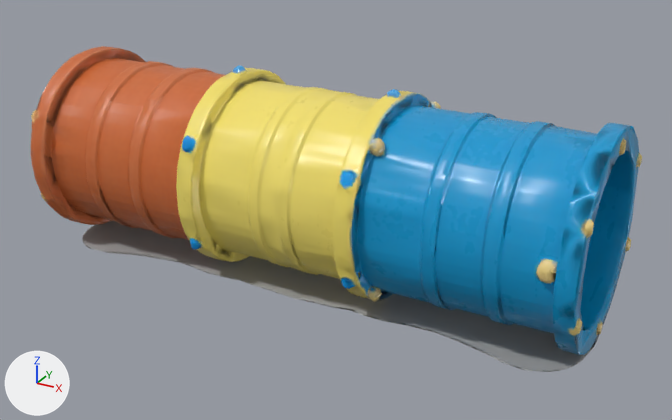
Renders of the glTF model assets/exported/play_tunnel/play_tunnel.glb from each side of a commit.
Both versions are drawn from a camera (50 mm lens) standing at (0.742, -1.287, 0.597) and looking at (0.036, -0.003, -0.045). Lighting does not change. The marker at lower left points along +X, +Y and +Z. The older version comes first. Vertices at exactly the same position are counted once.

In view in the first picture: 'qtmesh_gen3d_1_1788647207660'.
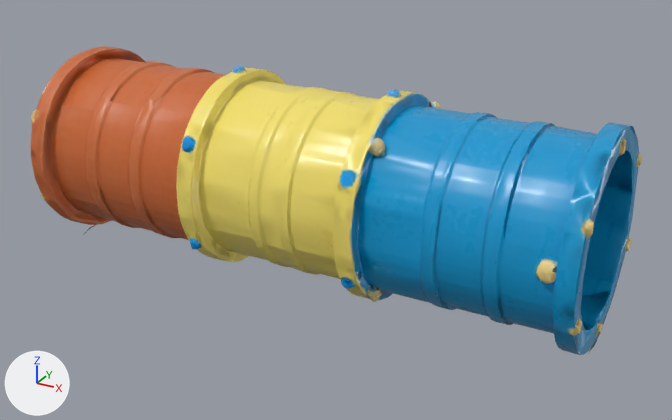
Changed parts and their boxes (x1, y1, x2, y2) in the pictures (672 x 420 px):
'qtmesh_gen3d_1_1788647207660', reshaped: before (31, 46, 642, 372); after (31, 46, 642, 355)
part 1 of me_mesh_0, cut back: before (82, 221, 591, 372)

The edits, one by one:
me_mesh_0 is used by ob_qtmesh_gen3d_1_1788647207660; location (0.0, 0.0, 0.0).
me_mesh_0 had 4973 vertices, 9997 faces and spanned x -0.502..0.502, y -0.175..0.175, z -0.181..0.183.
me_mesh_0 now has 4822 vertices, 9662 faces and spans x -0.502..0.502, y -0.175..0.175, z -0.181..0.183.
Part 1, on me_mesh_0:
151 vertices are removed from x -0.489..0.489, y -0.124..0.123, z -0.178..-0.174.
336 faces are deleted.
1 new face joins them.
